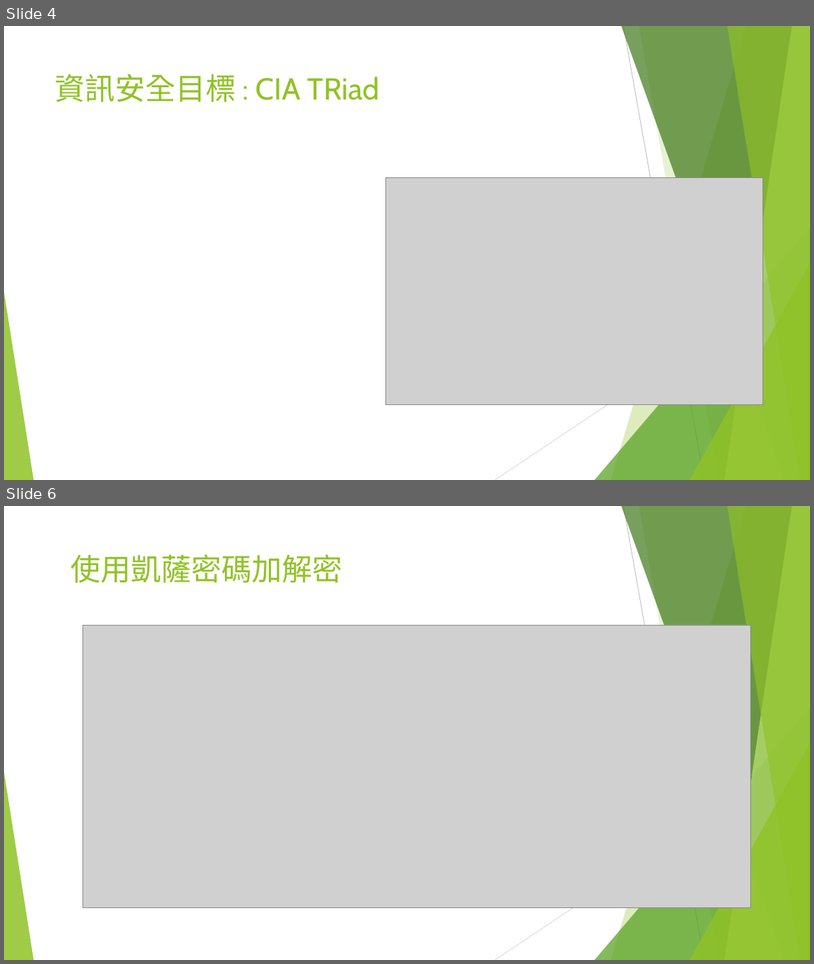
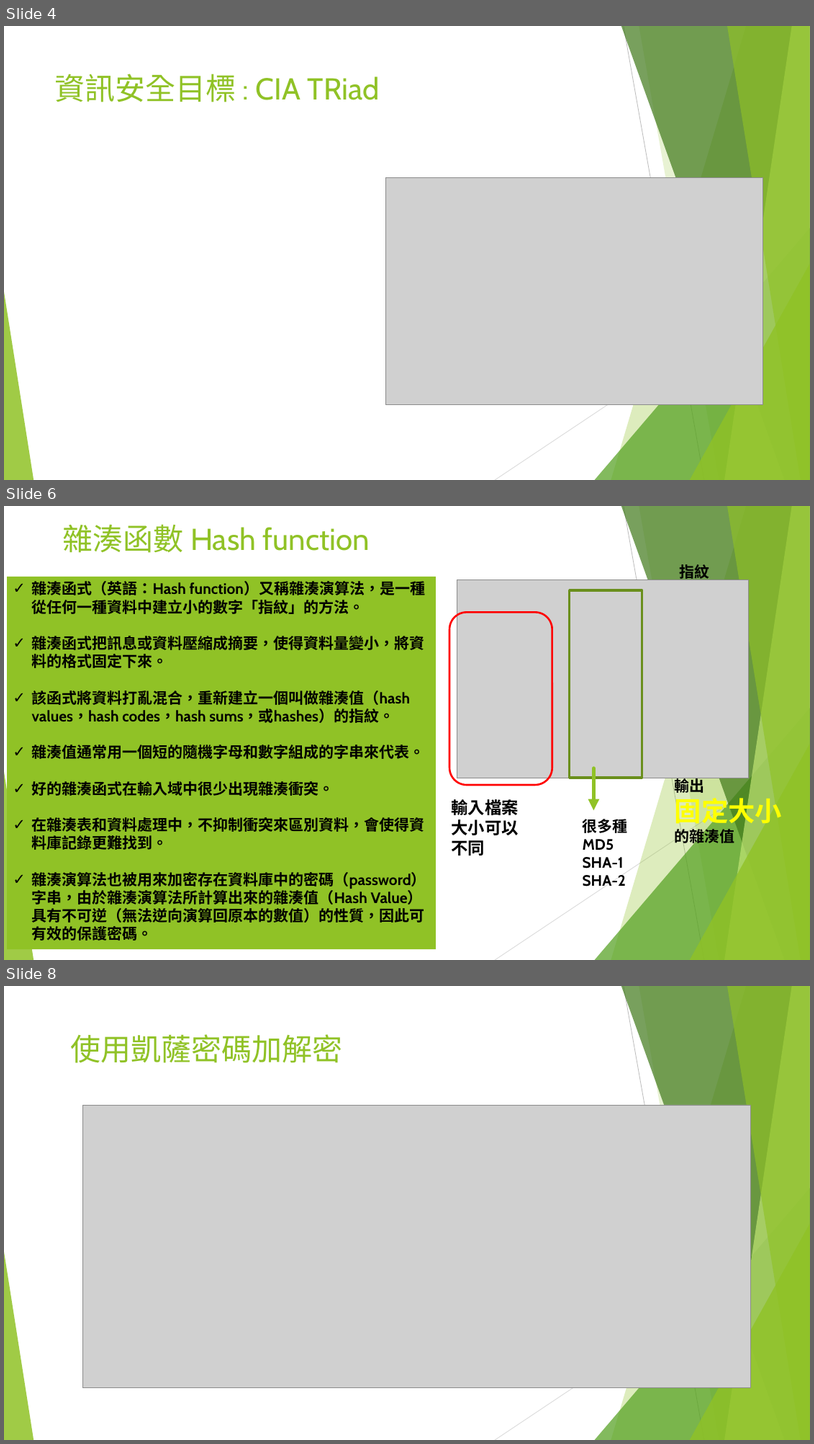
Before and after one commit to a909h333/Security2022, a slide deck: A090H333_資訊安全與素養_期中考報告.pptx. Shown one above the other, each under a label of ours: slides 4 and 6 before the commit, slides 4, 6 and 8 after it; the slides between them are not shown. The pictures are 814x964 and 814x1444 pixels, drawn with LibreOffice and Linux fonts; fonts in the diff are those of the drawing; grey boxes stand for pictures. Boxes give left, top, right and bottom in pixels: in the first picture for what was removed or moved away, otherwise in the second. Text is boxed around its words. In the diff, an @@ line names an element or a change of style, - is before the commit and + after.

```diff
--- a/A090H333_資訊安全與素養_期中考報告.pptx
+++ b/A090H333_資訊安全與素養_期中考報告.pptx
@@ slide 6 added at <box>4,506,810,960</box>, background #FFFFFF; not listed: 10 template elements that a slide beside it also shows @@
@@ title added at <box>63,524,370,553</box>, 36 pt, text #90C226 @@
+雜湊函數 Hash function
@@ text added at <box>680,564,710,581</box>, 18 pt, text #000000, bold @@
+指紋
@@ rectangle added at <box>7,576,436,949</box>, fill #90C226, 18 pt, text #000000, bold @@
+✓ 雜湊函式（英語：Hash function）又稱雜湊演算法，是一種從任何一種資料中建立小的數字「指紋」的方法。
+✓ 雜湊函式把訊息或資料壓縮成摘要，使得資料量變小，將資料的格式固定下來。
+✓ 該函式將資料打亂混合，重新建立一個叫做雜湊值（hash values，hash codes，hash sums，或hashes）的指紋。
+✓ 雜湊值通常用一個短的隨機字母和數字組成的字串來代表。
+✓ 好的雜湊函式在輸入域中很少出現雜湊衝突。
+✓ 在雜湊表和資料處理中，不抑制衝突來區別資料，會使得資料庫記錄更難找到。
+✓ 雜湊演算法也被用來加密存在資料庫中的密碼（password）字串，由於雜湊演算法所計算出來的雜湊值（Hash Value）具有不可逆（無法逆向演算回原本的數值）的性質，因此可有效的保護密碼。
@@ picture added at <box>457,580,748,777</box> @@
@@ rectangle added at <box>570,590,642,777</box>, outline #6B901C 3 pt @@
@@ rounded rectangle added at <box>450,612,553,784</box>, outline #FF0000 2.25 pt @@
@@ arrow added from (594, 768) to (594, 811), #90C226 4.5 pt @@
@@ text added at <box>675,776,782,845</box>, 18 pt, text #000000, bold @@
+輸出
+固定大小
+的雜湊值
@@ text added at <box>452,799,519,855</box>, 20 pt, text #000000, bold @@
+輸入檔案
+大小可以
+不同
@@ text added at <box>583,818,628,886</box>, 18 pt, text #000000, bold @@
+很多種
+MD5
+SHA-1
+SHA-2
@@ what was slide 6 is now slide 8 @@
```
Also in this commit, not shown: 10 slides changed, 7 other slides added.
